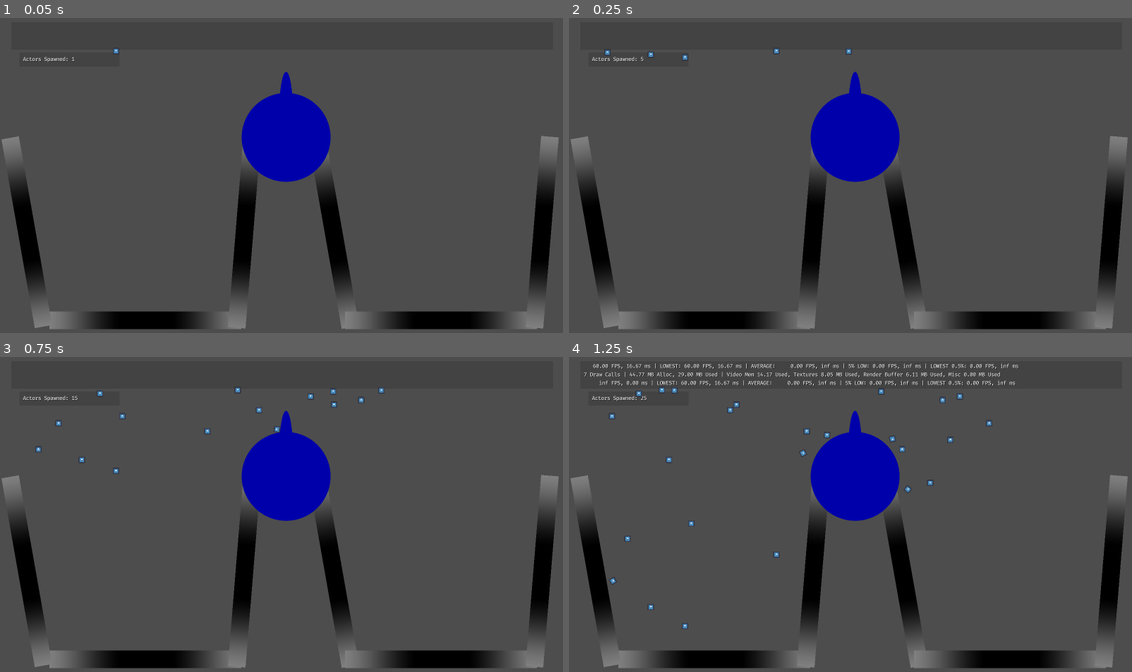
Above: before the commit, frames 1-4 (two rows, left to right).
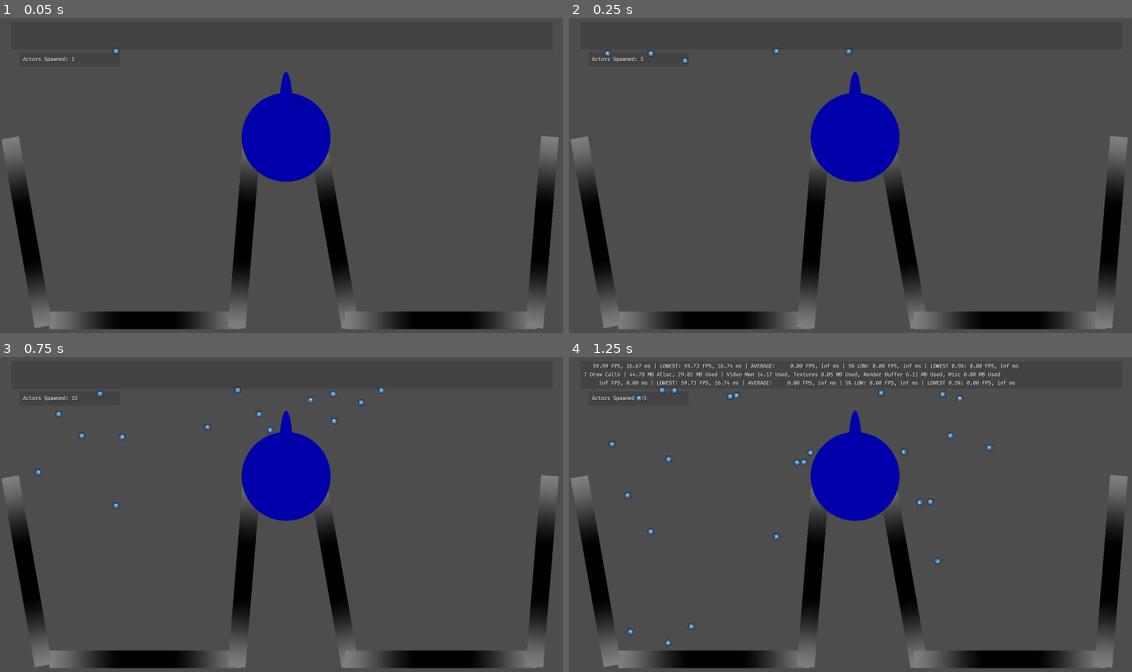
Above: after the commit, the same moments.

Repository: rchanlatte95/godot-ai-test
Game: Godot game, scene res://base.tscn
Same seed, same stepped clock (60 frames per second), same inputs: the game is played once before the commit and once after it. The engine's default icon, where the game draws it, is replaced by a stand-in: a white triangle on a blue panel in a dark square.
Inputs:
- Up to frame 1 (0.05 s): no input
- Up to frame 2 (0.25 s): no input
- Up to frame 3 (0.75 s): no input
- Up to frame 4 (1.25 s): no input

Frame 1 is identical in both runs. In frame 2, less than 0.1% of the frame differs, in the area x 6-22%, y 10-15%; in frame 3, 0.3%; in frame 4, 0.7%, in the area x 4-76%, y 2-92%.

Commit message:
Done testing

Diff:
--- a/snayff-ai-test/base.tscn
+++ b/snayff-ai-test/base.tscn
@@ -139,8 +139,8 @@
 [node name="PhysicsScene" type="Node2D" parent="scn" node_paths=PackedStringArray("InfoLabel")]
 script = ExtResource("3_boxhb")
 InfoLabel = NodePath("../../UI_Manager/PanelContainer/MarginContainer/ActorInfoLabel")
-SwayAndRotate = null
-RandomizeMassAndGravity = null
+SwayAndRotate = true
+RandomizeMassAndGravity = true
 PrintCollisions = true
 
 [node name="Boundary" type="Sprite2D" parent="scn/PhysicsScene"]
--- a/snayff-ai-test/project.godot
+++ b/snayff-ai-test/project.godot
@@ -34,7 +34,8 @@
 
 [physics]
 
-common/physics_jitter_fix=400.0
+common/physics_ticks_per_second=128
+common/max_physics_steps_per_frame=2
 common/quality/msaa_2d=0
 
 [rendering]
